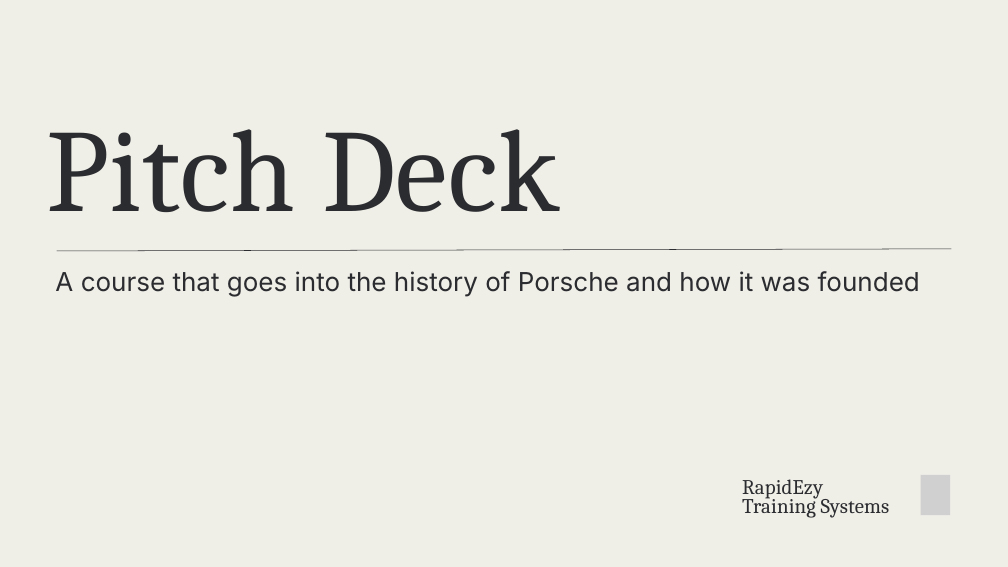
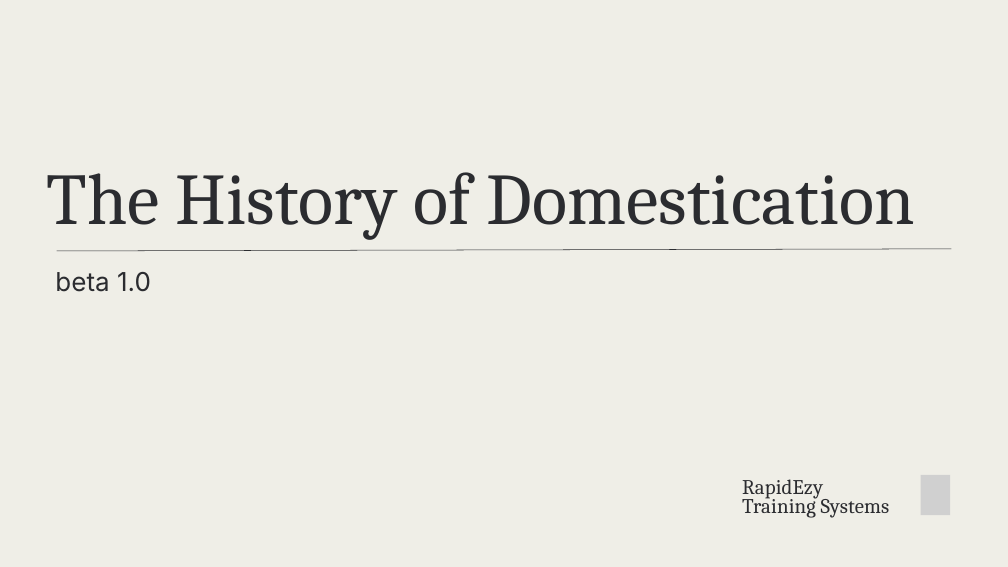
Before and after one commit to Jimbob12505/CourseBuilder, a slide deck: slide 1 of new_template.pptx. Drawn at 1008x567 pixels with LibreOffice and Linux fonts; fonts in the diff are those of the drawing; grey boxes stand for pictures. Boxes give left, top, right and bottom in pixels: in the first picture for what was removed or moved away, otherwise in the second. Text is boxed around its words. In the diff, an @@ line names an element or a change of style, - is before the commit and + after.

```diff
--- a/new_template.pptx
+++ b/new_template.pptx
@@ text at (x1=47, y1=172, x2=915, y2=240): text changed; size 167.6 to 104 pt @@
-Pitch Deck
+The History of Domestication
@@ text at (x1=55, y1=272, x2=151, y2=292): text changed @@
-A course that goes into the history of Porsche and how it was founded
+beta 1.0
```
Also in this commit, not shown: 4 slides added, 4 slides removed, 2 other files.
